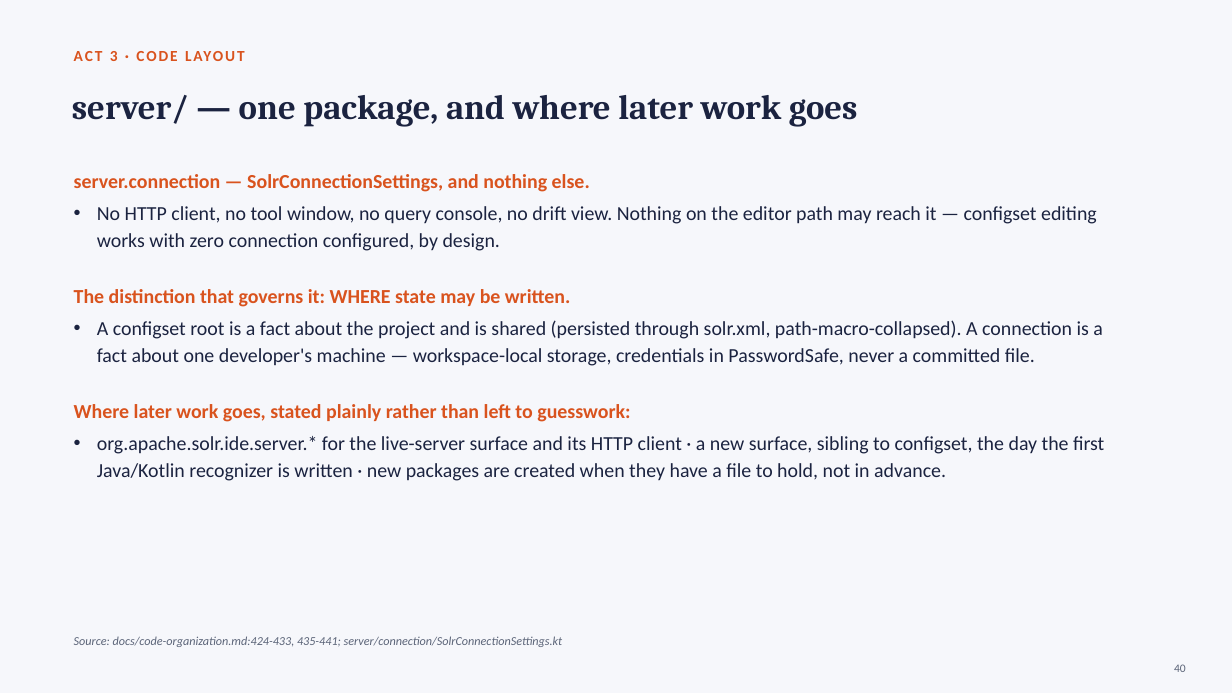
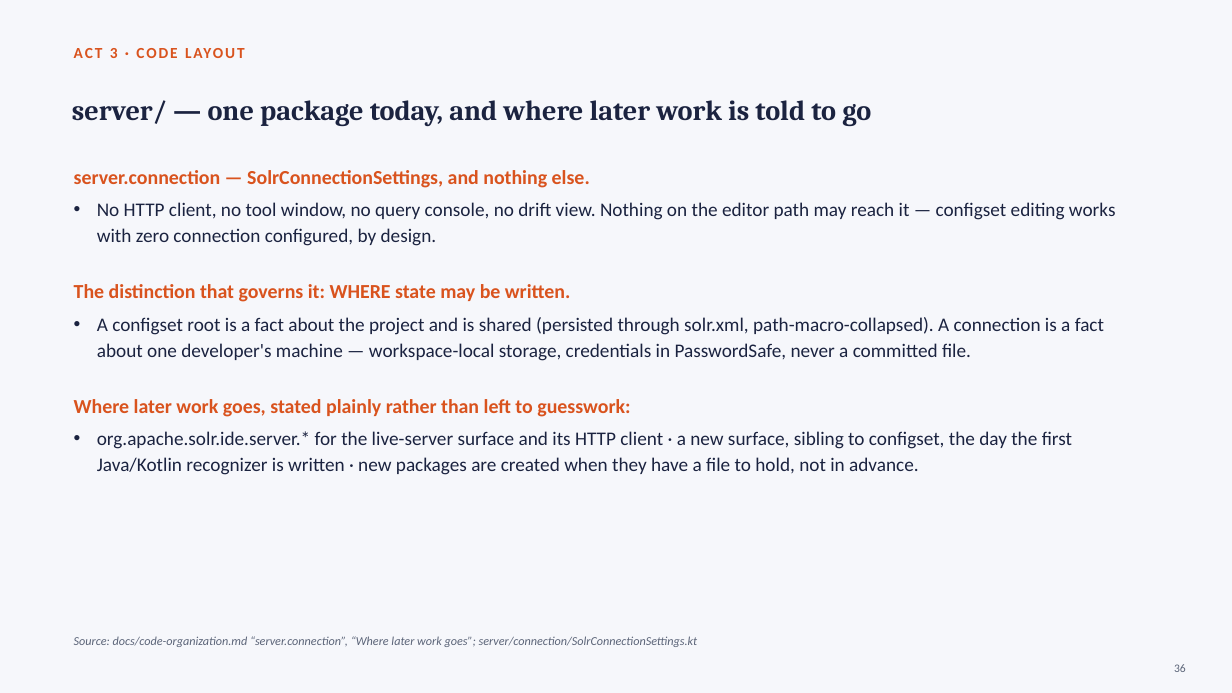
Before and after one commit to adityamparikh/solr-intellij-plugin, a slide deck: slide 36 of docs/presentation/solr-intellij-plugin.pptx (slide 40 before the commit). Drawn at 1232x693 pixels with LibreOffice and Linux fonts; fonts in the diff are those of the drawing. Boxes give left, top, right and bottom in pixels: in the first picture for what was removed or moved away, otherwise in the second. Text is boxed around its words. In the diff, an @@ line names an element or a change of style, - is before the commit and + after.

```diff
--- a/docs/presentation/solr-intellij-plugin.pptx
+++ b/docs/presentation/solr-intellij-plugin.pptx
@@ text at (x1=72, y1=100, x2=871, y2=126): text changed; size 27 to 22 pt @@
-server/ — one package, and where later work goes
+server/ — one package today, and where later work is told to go
@@ text "server.connection — SolrConnectionSettings, and nothing ..." at (x1=74, y1=170, x2=1116, y2=475): size 15.5 to 15 pt in "No HTTP client, no tool window, no ...", "A configset root is a fact about ...", "org.apache.solr.ide.server.* for the live-server surface and ..."; more space between paragraphs; less space between paragraphs @@
@@ text at (x1=74, y1=636, x2=698, y2=647): text changed @@
-Source: docs/code-organization.md:424-433, 435-441; server/connection/SolrConnectionSettings.kt
+Source: docs/code-organization.md “server.connection”, “Where later work goes”; server/connection/SolrConnectionSettings.kt
@@ text at (x1=1174, y1=664, x2=1186, y2=672): text changed @@
-40
+36
```
Also in this commit, not shown: 7 other slides changed, 29 slides added, 33 slides removed, 2 other files.
